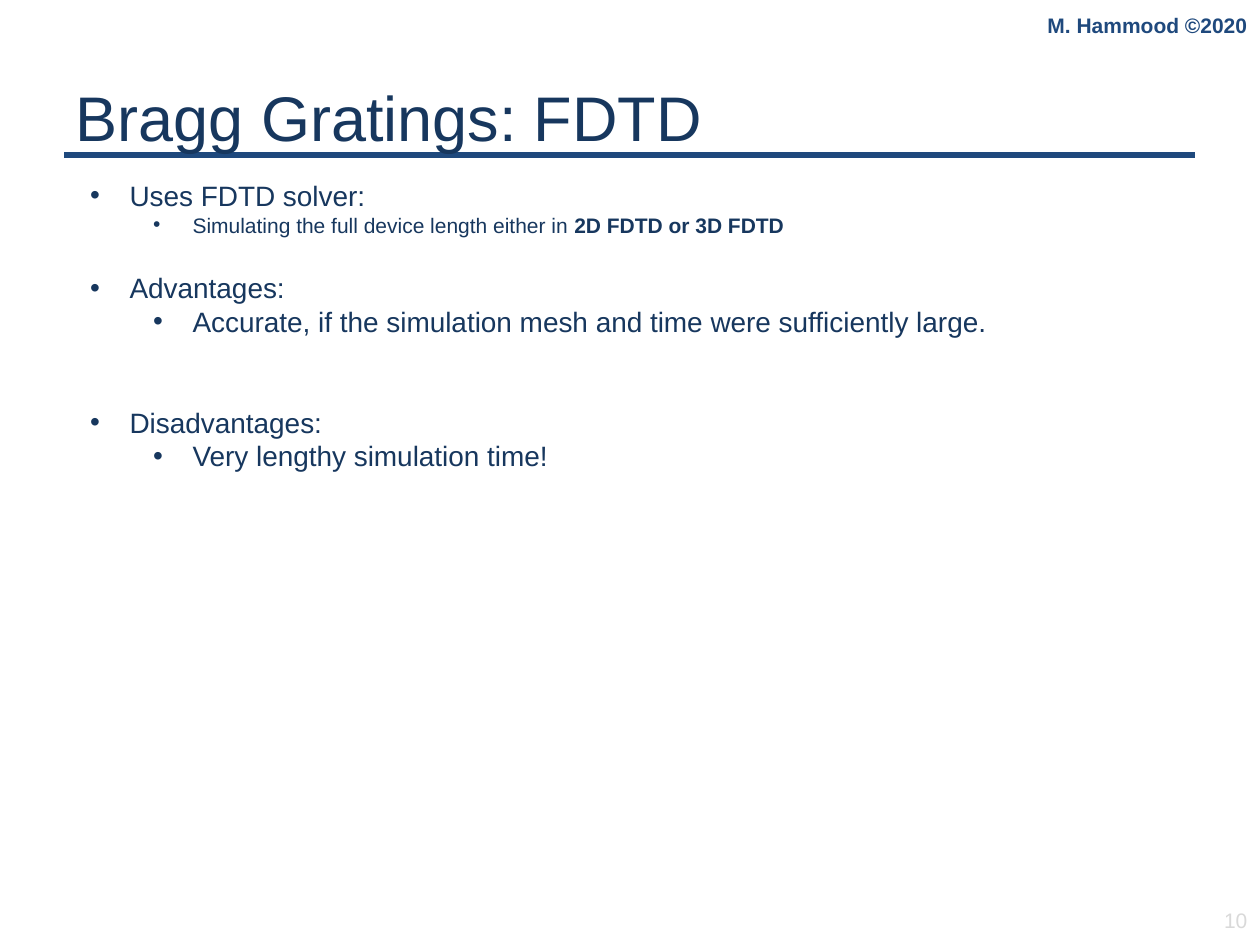
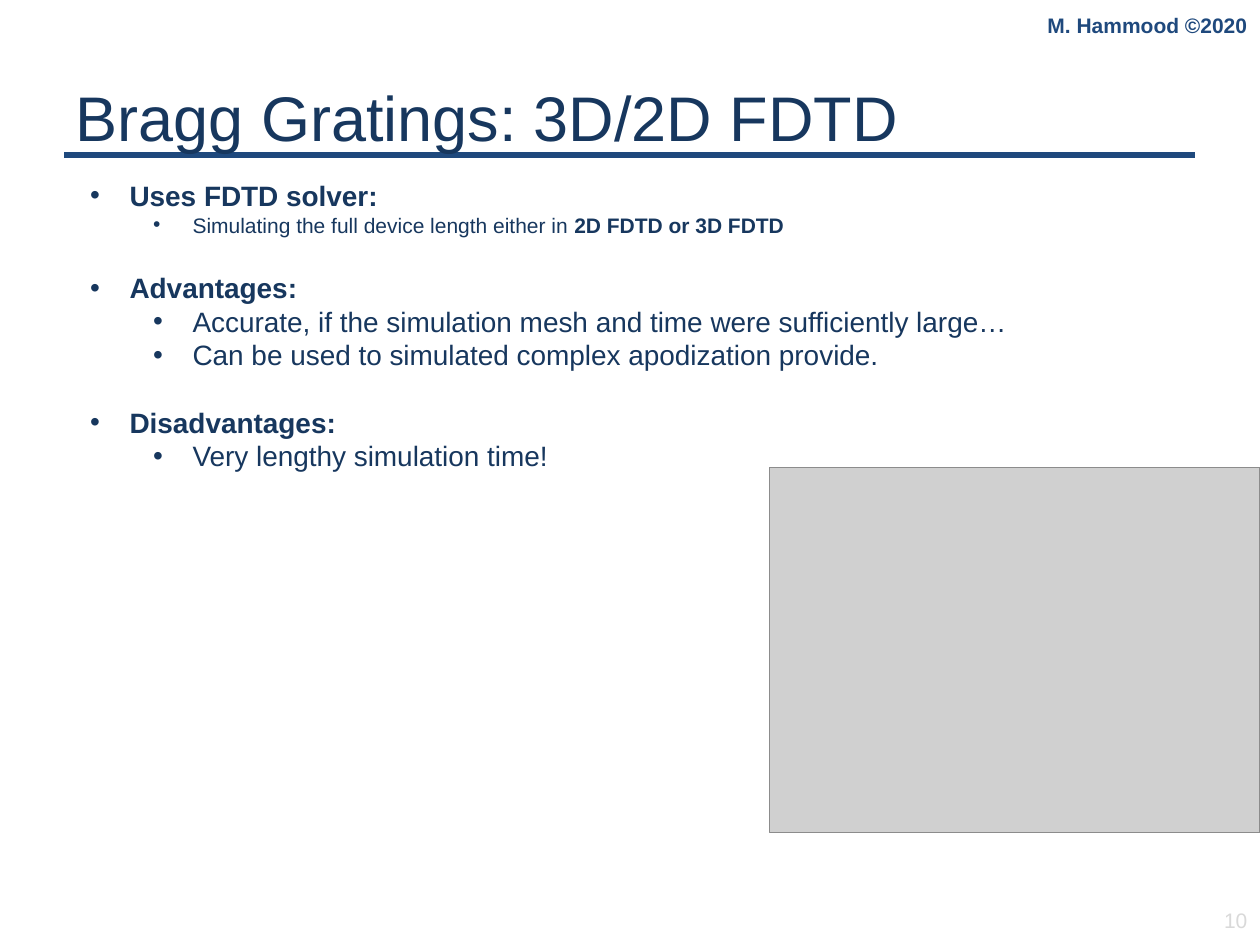
Before and after one commit to mustafacc/SiEPIC_Photonics_Package, a slide deck: slide 10 of SiEPIC_Photonics_Package/solvers_simulators/tutorials/Bragg_tutorial/Workshop.pptx. Drawn at 1260x945 pixels with LibreOffice and Linux fonts; fonts in the diff are those of the drawing; grey boxes stand for pictures; background and template pictures are left out. Boxes give left, top, right and bottom in pixels: in the first picture for what was removed or moved away, otherwise in the second. Text is boxed around its words. In the diff, an @@ line names an element or a change of style, - is before the commit and + after.

Commit message:
update bragg tutorial documentation slides

```diff
--- a/SiEPIC_Photonics_Package/solvers_simulators/tutorials/Bragg_tutorial/Workshop.pptx
+++ b/SiEPIC_Photonics_Package/solvers_simulators/tutorials/Bragg_tutorial/Workshop.pptx
@@ title at box(76, 95, 898, 153): text changed @@
-Bragg Gratings: FDTD
+Bragg Gratings: 3D/2D FDTD
@@ text at box(130, 185, 378, 438): bold on in "Uses FDTD solver:", "Advantages:", "Disadvantages:" @@
@@ text at box(193, 311, 1006, 371): text changed @@
-    • Accurate, if the simulation mesh and time were sufficiently large.
+    • Accurate, if the simulation mesh and time were sufficiently large…
+    • Can be used to simulated complex apodization provide.
@@ picture added at box(770, 467, 1260, 833) @@
```
Also in this commit, not shown: 8 other slides changed, 2 slides added.
